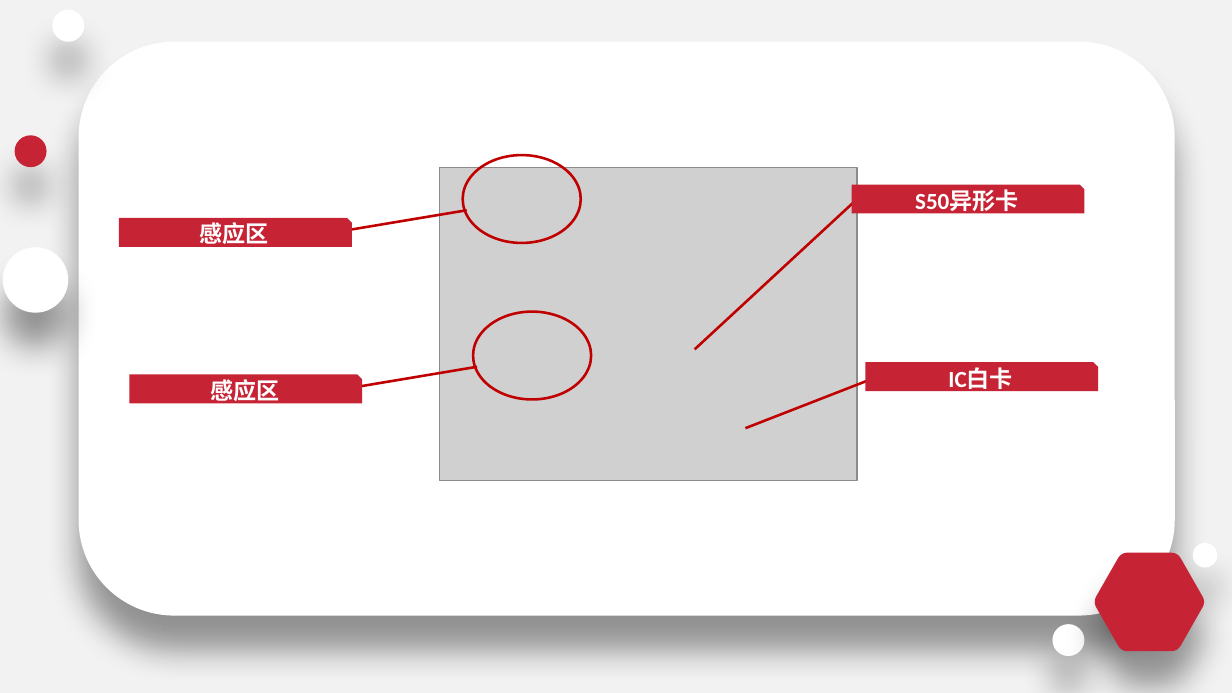
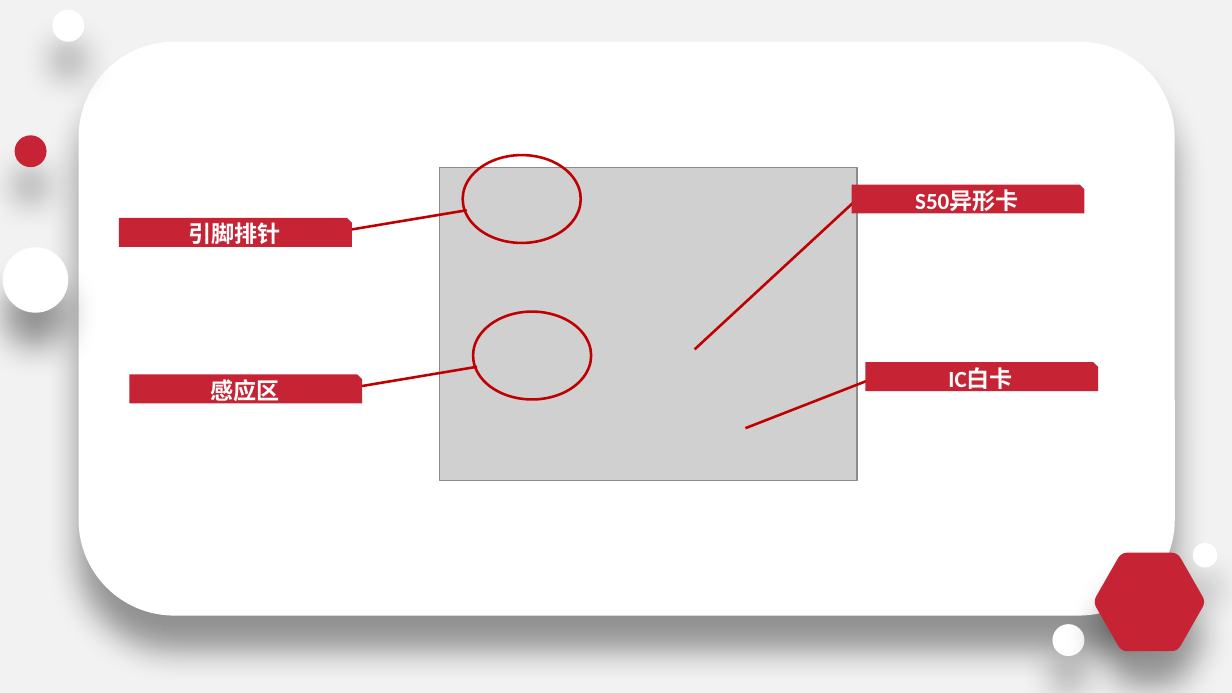
Before and after one commit to leleplus/driver, a slide deck: slide 10 of doc/ppt/答辩PPT_王富国.pptx. Drawn at 1232x693 pixels with LibreOffice and Linux fonts; fonts in the diff are those of the drawing; grey boxes stand for pictures. Boxes give left, top, right and bottom in pixels: in the first picture for what was removed or moved away, otherwise in the second. Text is boxed around its words. In the diff, an @@ line names an element or a change of style, - is before the commit and + after.

```diff
--- a/doc/ppt/答辩PPT_王富国.pptx
+++ b/doc/ppt/答辩PPT_王富国.pptx
@@ text in snip rect at box(188, 222, 280, 248): text changed @@
-感应区
+引脚排针
```
Also in this commit, not shown: 1 other slide changed, 1 other file.
